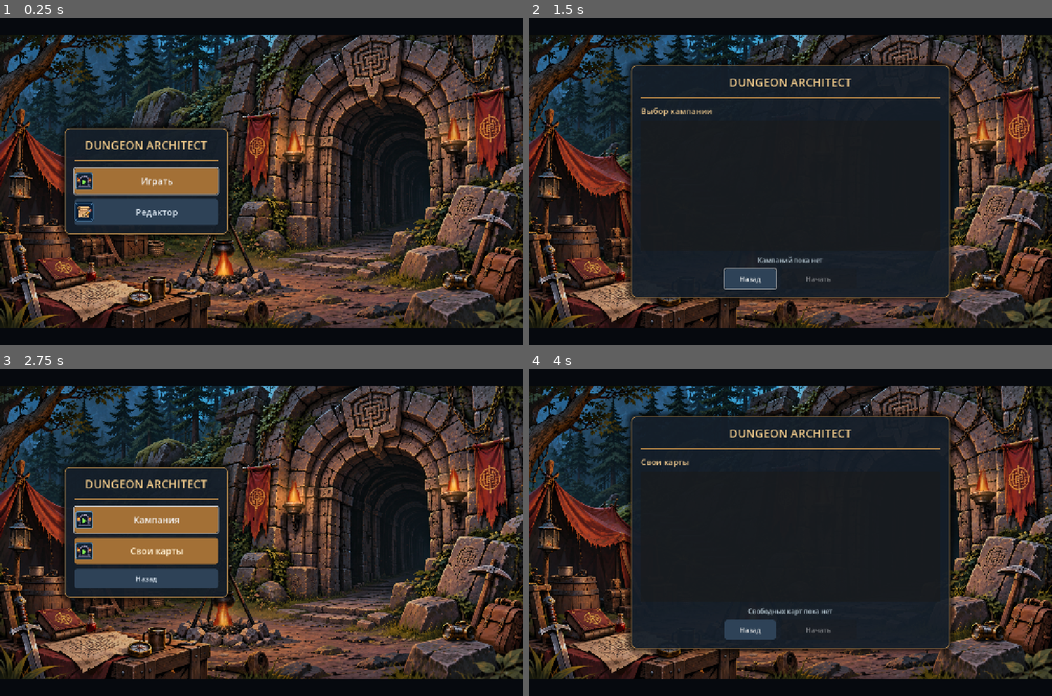
Above: before the commit, frames 1-4 (two rows, left to right).
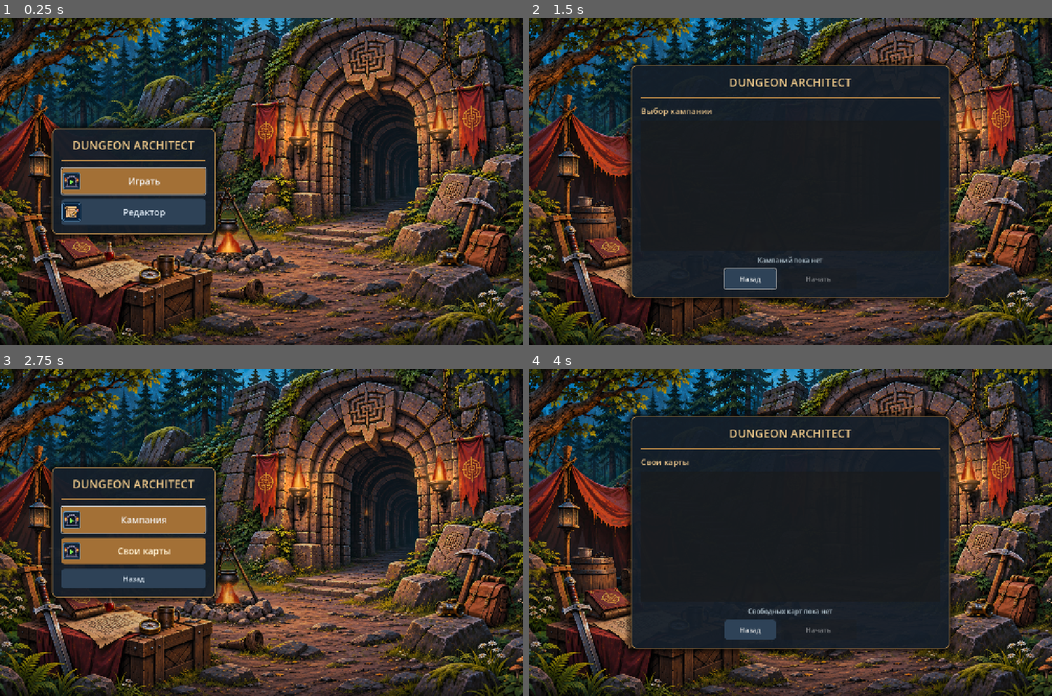
Above: after the commit, the same moments.

Repository: Warpreaktor/Dungeon-Architect
Game: Godot game, scene res://scenes/app.tscn
Two runs of this game, one before a commit and one after it. Both use one fixed random seed, a clock stepped at 60 frames per second and the inputs below.
Inputs (mouse positions are in pixels of both pictures, inside the frame that each line leads up to):
- Up to frame 1 (0.25 s): no input
- Up to frame 2 (1.5 s): click "Играть" at 0.5 s; click "Кампания" at 1.25 s
- Up to frame 3 (2.75 s): click "Назад" at 2 s
- Up to frame 4 (4 s): click "Свои карты" at 2.75 s; tap Enter at 3.5, 3.6 s; move the mouse to (905, 516) at 3.52 s; hold Right from 3.53 s (still down); click (905, 516) at 3.67 s; tap Space at 3.77 s

The runs differ from the first frame. In frame 1, 67% of the frame differs, in the area x 0-100%, y 0-100%; in frame 2, 41%; in frame 3, 65%; in frame 4, 41%.

Commit message:
Исправить кадрирование меню и положение огня

Diff:
--- a/scenes/main_menu.tscn
+++ b/scenes/main_menu.tscn
@@ -81,7 +81,7 @@
 
 [node name="Campfire" parent="Artwork/Ambience" instance=ExtResource("6_fire")]
 unique_name_in_owner = true
-flame_size = Vector2(72, 88)
+flame_size = Vector2(82, 64)
 glow_size = Vector2(180, 118)
 ember_amount = 24
 smoke_amount = 8
@@ -117,6 +117,28 @@
 flame_speed = 0.8
 flame_sway = 0.09
 
+[node name="TunnelTorchNear" parent="Artwork/Ambience" instance=ExtResource("6_fire")]
+scale = Vector2(0.22, 0.22)
+flame_size = Vector2(54, 88)
+glow_size = Vector2(210, 180)
+ember_amount = 1
+smoke_amount = 1
+intensity = 0.72
+flicker_speed = 1.18
+flame_speed = 0.96
+flame_sway = 0.12
+
+[node name="TunnelTorchFar" parent="Artwork/Ambience" instance=ExtResource("6_fire")]
+scale = Vector2(0.15, 0.15)
+flame_size = Vector2(52, 84)
+glow_size = Vector2(170, 145)
+ember_amount = 0
+smoke_amount = 0
+intensity = 0.56
+flicker_speed = 1.05
+flame_speed = 0.84
+flame_sway = 0.10
+
 [node name="SafeArea" type="MarginContainer" parent="."]
 layout_mode = 1
 anchors_preset = 15
--- a/scripts/main_menu.gd
+++ b/scripts/main_menu.gd
@@ -25,12 +25,14 @@
 @onready var _home_error: Label = %HomeError
 const LIBRARY_CAMPAIGNS := 0
 const LIBRARY_PERSONAL := 1
-const CAMPFIRE_ANCHOR := Vector2(0.427, 0.823)
+const CAMPFIRE_ANCHOR := Vector2(0.44258, 0.72051)
 const FIRE_ANCHORS := {
 	"Campfire": CAMPFIRE_ANCHOR,
-	"TorchLeft": Vector2(0.562, 0.400),
-	"TorchRight": Vector2(0.867, 0.362),
-	"Lantern": Vector2(0.038, 0.546)
+	"TorchLeft": Vector2(0.56400, 0.36663),
+	"TorchRight": Vector2(0.80622, 0.34431),
+	"TunnelTorchNear": Vector2(0.68062, 0.44633),
+	"TunnelTorchFar": Vector2(0.71651, 0.47715),
+	"Lantern": Vector2(0.11722, 0.47184)
 }
 
 var _library_mode: int = LIBRARY_CAMPAIGNS
@@ -100,9 +102,19 @@
 	var texture_size: Vector2 = _background.texture.get_size()
 	if texture_size.x <= 0.0 or texture_size.y <= 0.0:
 		return
-	var fit_scale: float = minf(size.x / texture_size.x, size.y / texture_size.y)
-	_artwork.scale = Vector2.ONE * fit_scale
-	_artwork.position = (size - texture_size * fit_scale) * 0.5
+	var fill_scale: float = maxf(size.x / texture_size.x, size.y / texture_size.y)
+	var drawn_size: Vector2 = texture_size * fill_scale
+	_artwork.scale = Vector2.ONE * fill_scale
+	var offset: Vector2 = (size - drawn_size) * 0.5
+	var lantern_anchor: Vector2 = FIRE_ANCHORS["Lantern"]
+	var torch_anchor: Vector2 = FIRE_ANCHORS["TorchRight"]
+	var safe_left: float = maxf(0.0, lantern_anchor.x - 0.025) * drawn_size.x
+	var safe_right: float = minf(1.0, torch_anchor.x + 0.025) * drawn_size.x
+	var min_offset: float = maxf(size.x - drawn_size.x, -safe_left)
+	var max_offset: float = minf(0.0, size.x - safe_right)
+	if min_offset <= max_offset:
+		offset.x = clampf(offset.x, min_offset, max_offset)
+	_artwork.position = offset
 	_veil.size = texture_size
 	for fire_name in FIRE_ANCHORS:
 		var fire: FireEffect = _ambience.get_node(NodePath(str(fire_name))) as FireEffect
--- a/tests/test_main_menu_artwork.gd
+++ b/tests/test_main_menu_artwork.gd
@@ -17,8 +17,10 @@
 	var torch_left: FireEffect = ambience.get_node("TorchLeft")
 	var torch_right: FireEffect = ambience.get_node("TorchRight")
 	var lantern: FireEffect = ambience.get_node("Lantern")
-	var fires: Array[FireEffect] = [campfire, torch_left, torch_right, lantern]
-	var anchors: Array[Vector2] = [Vector2(0.427, 0.823), Vector2(0.562, 0.400), Vector2(0.867, 0.362), Vector2(0.038, 0.546)]
+	var tunnel_near: FireEffect = ambience.get_node("TunnelTorchNear")
+	var tunnel_far: FireEffect = ambience.get_node("TunnelTorchFar")
+	var fires: Array[FireEffect] = [campfire, torch_left, torch_right, lantern, tunnel_near, tunnel_far]
+	var anchors: Array[Vector2] = [Vector2(0.44258, 0.72051), Vector2(0.56400, 0.36663), Vector2(0.80622, 0.34431), Vector2(0.11722, 0.47184), Vector2(0.68062, 0.44633), Vector2(0.71651, 0.47715)]
 	assert(ambience.get_child_count() == fires.size())
 	assert(lantern._embers == null and lantern._smoke == null)
 	assert(torch_left.ember_amount < campfire.ember_amount and torch_left.smoke_amount < campfire.smoke_amount)
@@ -29,12 +31,15 @@
 		root.size = dimensions
 		await process_frame
 		await process_frame
-		var expected_scale: float = minf(menu.size.x / texture_size.x, menu.size.y / texture_size.y)
+		var expected_scale: float = maxf(menu.size.x / texture_size.x, menu.size.y / texture_size.y)
 		assert(artwork.scale.is_equal_approx(Vector2.ONE * expected_scale))
-		assert(artwork.position.is_equal_approx((menu.size - texture_size * expected_scale) * 0.5))
-		assert(artwork.position.x >= -0.01 and artwork.position.y >= -0.01)
+		assert(is_equal_approx(artwork.position.y, (menu.size.y - texture_size.y * expected_scale) * 0.5))
+		assert(artwork.position.x <= 0.01 and artwork.position.y <= 0.01)
 		var end: Vector2 = artwork.position + texture_size * expected_scale
-		assert(end.x <= menu.size.x + 0.01 and end.y <= menu.size.y + 0.01)
+		assert(end.x >= menu.size.x - 0.01 and end.y >= menu.size.y - 0.01)
+		if menu.size.aspect() >= 4.0 / 3.0 and menu.size.aspect() <= 2.4:
+			for fire in fires:
+				assert(Rect2(Vector2.ZERO, menu.size).has_point(fire.global_position))
 		for index in range(fires.size()):
 			var fire: FireEffect = fires[index]
 			var anchor: Vector2 = background.to_global(texture_size * anchors[index])
@@ -53,5 +58,5 @@
 			assert(not card.get_global_rect().has_point(lantern.global_position))
 	menu.queue_free()
 	await process_frame
-	print("Main menu artwork: full image, independent fire sources and adaptive layout OK")
+	print("Main menu artwork: full viewport coverage, independent fire sources and adaptive layout OK")
 	quit()
Binary file changed: assets/backgrounds/main_menu_camp_clean.png
